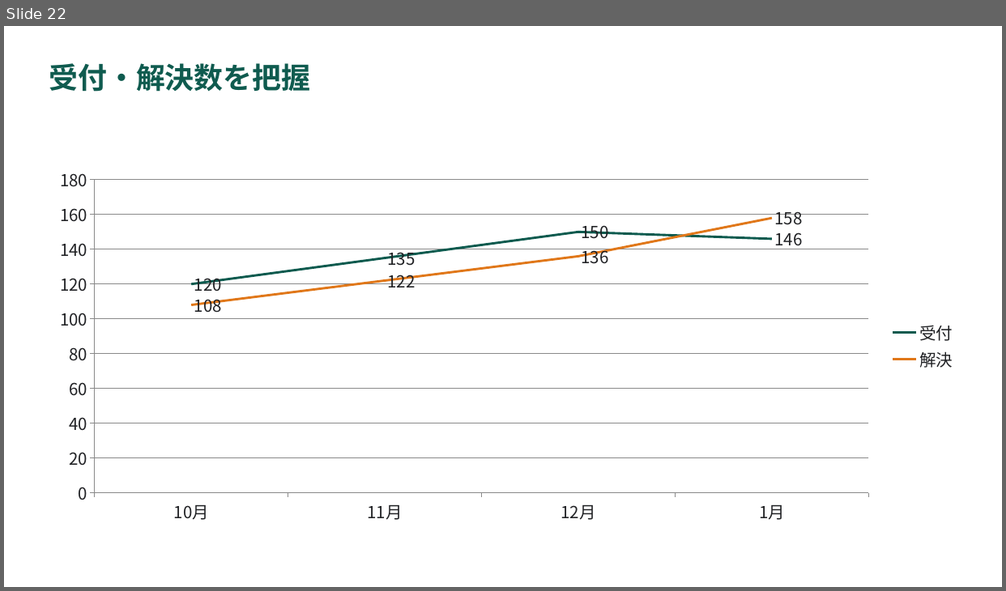
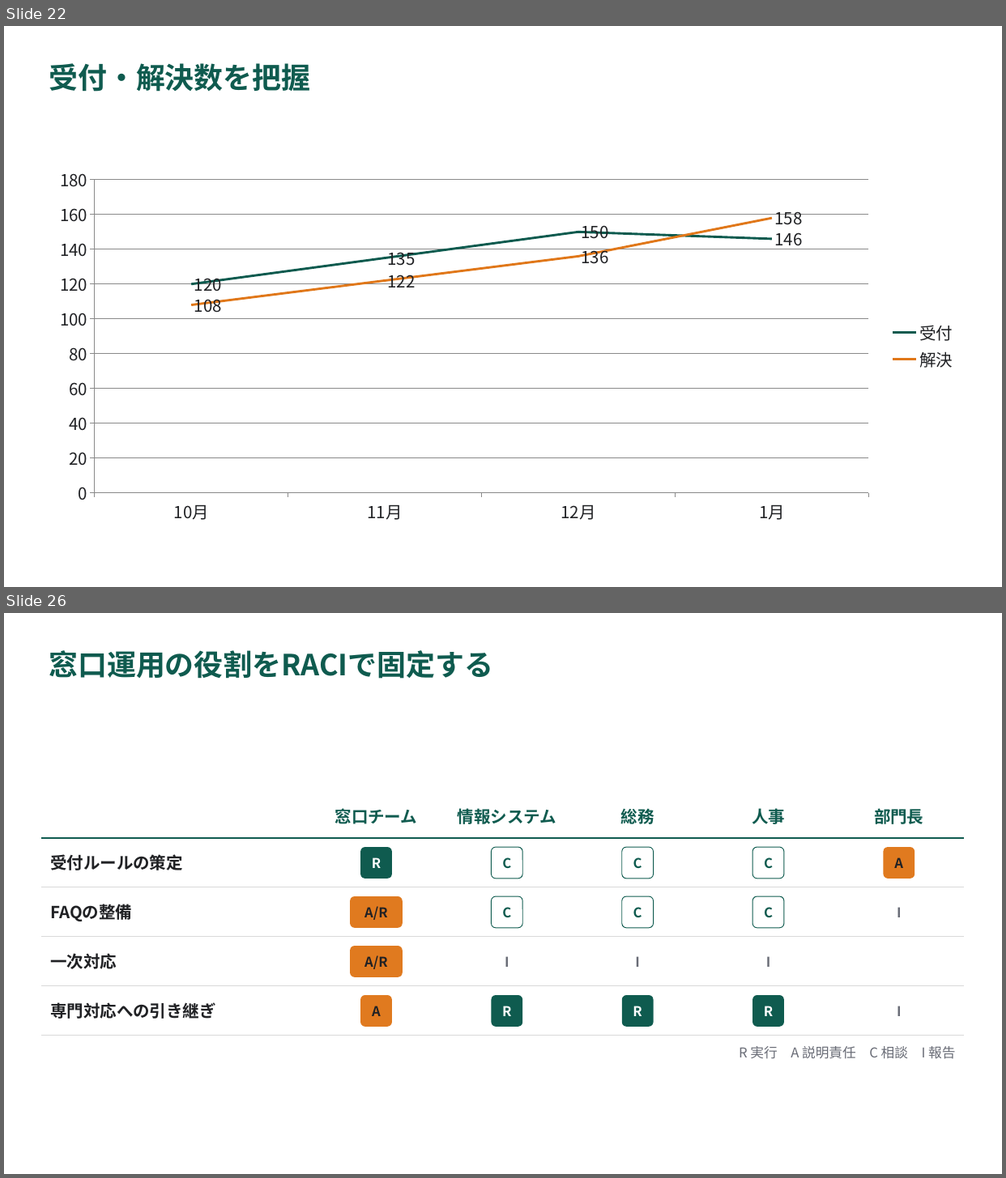
Before and after one commit to YHirano7/Artifacts, a slide deck: skills/pptx-deck/examples/component-gallery/component-gallery.pptx. Shown one above the other, each under a label of ours: slide 22 before the commit, slides 22 and 26 after it; the slides between them are not shown. The pictures are 1006x591 and 1006x1178 pixels, drawn with LibreOffice and Linux fonts; fonts in the diff are those of the drawing. Boxes give left, top, right and bottom in pixels: in the first picture for what was removed or moved away, otherwise in the second. Text is boxed around its words. In the diff, an @@ line names an element or a change of style, - is before the commit and + after.

```diff
--- a/skills/pptx-deck/examples/component-gallery/component-gallery.pptx
+++ b/skills/pptx-deck/examples/component-gallery/component-gallery.pptx
@@ slide 26 added at box(4, 613, 1002, 1174), background #FFFFFF @@
@@ title added at box(49, 650, 493, 679), 28 pt, text #0F5B4F, bold @@
+窓口運用の役割をRACIで固定する
@@ text added at box(621, 807, 654, 828), 16 pt, text #0F5B4F, bold @@
+総務
@@ text added at box(335, 808, 418, 824), 16 pt, text #0F5B4F, bold @@
+窓口チーム
@@ text added at box(458, 808, 556, 824), 16 pt, text #0F5B4F, bold @@
+情報システム
@@ text added at box(752, 808, 785, 824), 16 pt, text #0F5B4F, bold @@
+人事
@@ text added at box(874, 808, 923, 824), 16 pt, text #0F5B4F, bold @@
+部門長
@@ line added from (41, 838) to (965, 838), #0F5B4F 1.5 pt @@
@@ group added at box(50, 847, 915, 879): 5 rounded rectangles, 1 text @@
+受付ルールの策定
+R
+C
+C
+C
+A
@@ line added from (41, 888) to (965, 888), #D9D9D9 0.75 pt @@
@@ group added at box(50, 897, 901, 928): 4 rounded rectangles, 2 texts @@
+FAQの整備
+A/R
+C
+C
+C
+I
@@ line added from (41, 937) to (965, 937), #D9D9D9 0.75 pt @@
@@ group added at box(50, 946, 771, 977): 4 texts, 1 rounded rectangle @@
+一次対応
+A/R
+I
+I
+I
@@ line added from (41, 986) to (965, 986), #D9D9D9 0.75 pt @@
@@ group added at box(50, 995, 901, 1027): 4 rounded rectangles, 2 texts @@
+専門対応への引き継ぎ
+A
+R
+R
+R
+I
@@ line added from (41, 1036) to (965, 1036), #D9D9D9 0.75 pt @@
@@ text added at box(739, 1046, 955, 1059), 13 pt, text #696C76 @@
+R 実行 A 説明責任 C 相談 I 報告
```
Also in this commit, not shown: 10 other slides added, 26 other files.
